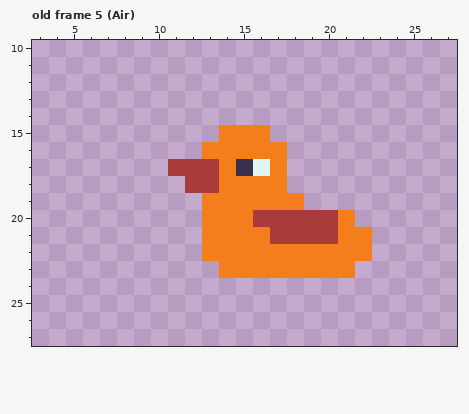
Two states of a pixel-art file, Sprites/goose.aseprite. Above: the version before the commit.
34x28 pixels, 25 frames. Shown: old frame 5 (Air): x 3..27, y 10..27. The commit also changed other frames, which this record leaves out.
Once edited:
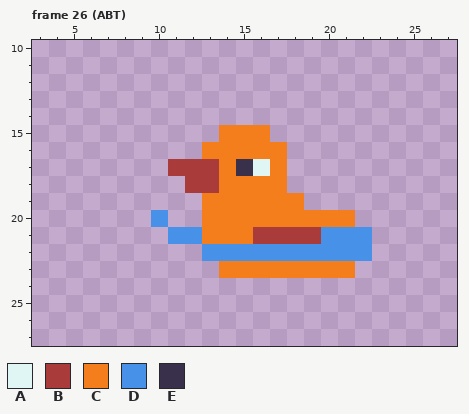
Palette (. is transparent): A #dff6f5  B #a93b3b  C #f47e1b  D #4891e9  E #39314b
A new or re-ordered frame is compared with the old frame closest to it.
From old to new:
frames 25 -> 28
Changed rows in their new state; - is an unchanged pixel.
Frame 26 (ABT) is new; against old frame 5 (Air), layer "Goose":
first column x 10:
20 D-----CCCCC--
21 -DD---B---DDD
22 ---DDDDDDDDDD
